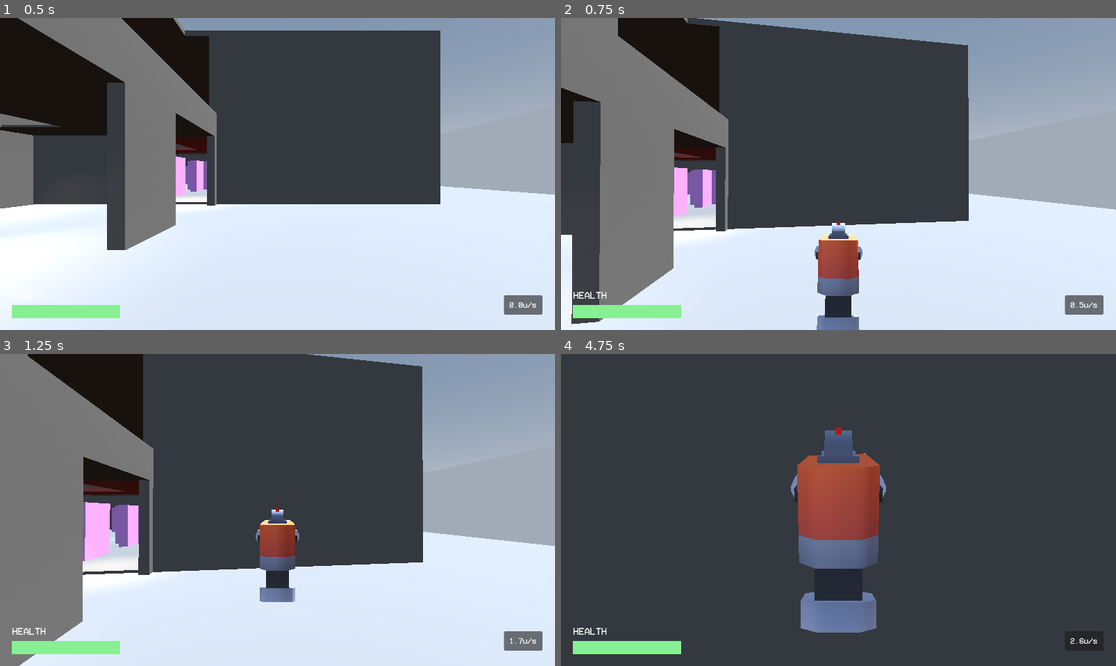
Above: before the commit, frames 1-4 (two rows, left to right).
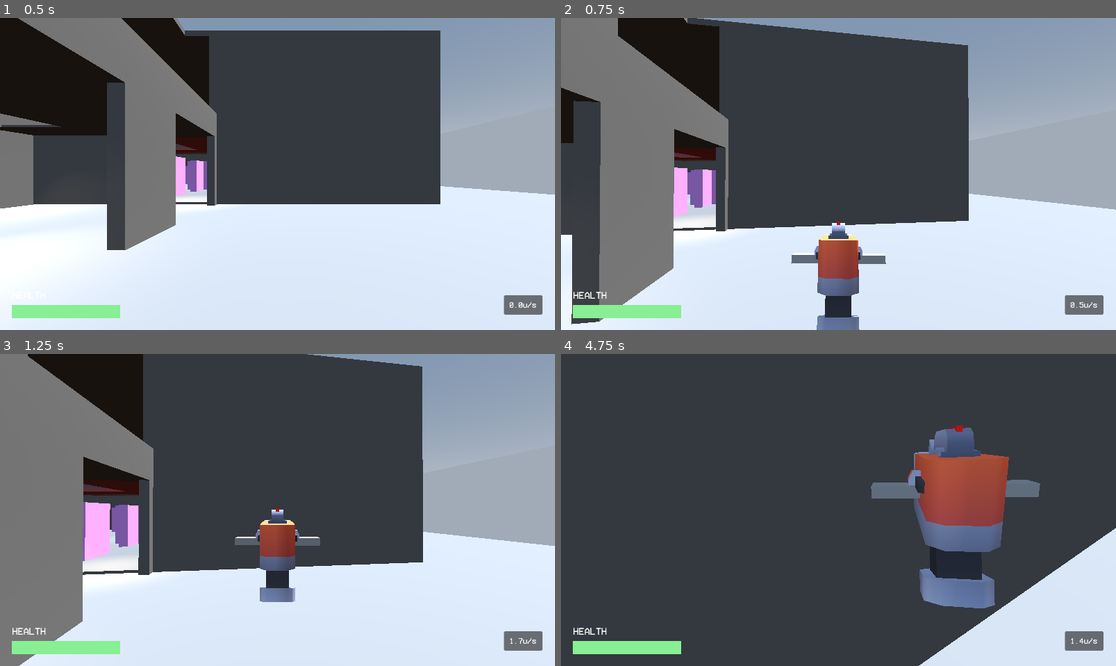
Above: after the commit, the same moments.

Repository: ts-scik/goop-gun
Game: Godot game, scene res://Prefabs/main_scene.tscn
Two runs of this game, one before a commit and one after it. Both use one fixed random seed, a clock stepped at 60 frames per second and the inputs below. The engine's default icon, where the game draws it, is replaced by a stand-in: a white triangle on a blue panel in a dark square.
Inputs (mouse positions are in pixels of both pictures, inside the frame that each line leads up to):
- Up to frame 1 (0.5 s): no input
- Up to frame 2 (0.75 s): tap Enter at 0.5 s; move the mouse to (866, 174) at 0.52 s; hold W (forward) from 0.53 s (still down); hold Right mouse button (aim_btn) from 0.53 s (still down)
- Up to frame 3 (1.25 s): keep holding W (forward); keep holding Right mouse button (aim_btn); tap Space (jump) at 0.77 s
- Up to frame 4 (4.75 s): keep holding W (forward); move the mouse to (810, 510) at 1.27 s; release Right mouse button (aim_btn) at 1.28 s; tap Ctrl (crouch) at 1.35, 4.35 s; tap Space (jump) at 1.52, 3.02, 3.77, 4.52 s; move the mouse to (849, 503) at 2.02 s; hold Shift (run) 2.03-2.78 s; move the mouse to (832, 516) at 2.77 s; click (832, 516) at 2.85 s; move the mouse to (877, 513) at 3.52 s; hold Right mouse button (aim_btn) 3.53-4.28 s; tap R (reload) at 4.15 s; move the mouse to (794, 506) at 4.27 s

Frame 1 is identical in both runs. In frame 2, 0.3% of the frame differs, in the area x 41-59%, y 75-96%; in frame 3, 0.2%; in frame 4, 22%, in the area x 41-100%, y 22-100%.

Commit message:
added magazine, more work on reloading

Diff:
--- a/Prefabs/Player/camera_controller.tscn
+++ b/Prefabs/Player/camera_controller.tscn
@@ -11,6 +11,7 @@
 [ext_resource type="Script" uid="uid://y7afsxon6pw3" path="res://Scripts/Player/CameraController/CameraStates/Handling/handling.gd" id="9_x1jbq"]
 [ext_resource type="Script" uid="uid://cmusqkaw0ownb" path="res://Scripts/Player/CameraController/CameraStates/Handling/handling_in.gd" id="10_qfa8c"]
 [ext_resource type="Script" uid="uid://drp6y868ldt26" path="res://Scripts/Player/CameraController/CameraStates/Handling/handling_out.gd" id="11_y6rwu"]
+[ext_resource type="Script" uid="uid://t8hhtp8bihwi" path="res://Scripts/Player/CameraController/CameraStates/Handling/reloading.gd" id="12_y6rwu"]
 
 [sub_resource type="Curve" id="Curve_7w2as"]
 _limits = [-1.0, 1.0, 0.0, 1.0]
@@ -54,3 +55,6 @@
 
 [node name="HandlingOut" type="Node" parent="StateMachine"]
 script = ExtResource("11_y6rwu")
+
+[node name="Reloading" type="Node" parent="StateMachine"]
+script = ExtResource("12_y6rwu")
--- a/Prefabs/Player/gun_controller.tscn
+++ b/Prefabs/Player/gun_controller.tscn
@@ -1,6 +1,7 @@
-[gd_scene load_steps=10 format=4 uid="uid://c37slaodjgit6"]
+[gd_scene load_steps=11 format=4 uid="uid://c37slaodjgit6"]
 
 [ext_resource type="Script" uid="uid://clf1pp0ppnwps" path="res://Scripts/Player/CameraController/gun_controller.gd" id="1_vdk2e"]
+[ext_resource type="PackedScene" uid="uid://bt40rudw6xpgg" path="res://Prefabs/Player/magazine_controller.tscn" id="2_igb2n"]
 [ext_resource type="Texture2D" uid="uid://dq874bc21aslj" path="res://Models/kenney_blaster-kit_2.1/Textures/colormap.png" id="2_vdk2e"]
 [ext_resource type="Script" uid="uid://b8b2ltlkdgkp2" path="res://Scripts/Player/CameraController/gun_raycast.gd" id="3_uilo2"]
 [ext_resource type="AudioStream" uid="uid://ro6npthlf24i" path="res://Sounds/gunshots/gunshot_cg1.wav" id="4_8ii4o"]
@@ -61,6 +62,10 @@
 [node name="GunModelHolder" type="Node3D" parent="."]
 transform = Transform3D(1, 0, 0, 0, 1, 0, 0, 0, 1, 0, -0.112, 0)
 
+[node name="GripMarkers" type="Node3D" parent="GunModelHolder"]
+
+[node name="MagazineController" parent="GunModelHolder" instance=ExtResource("2_igb2n")]
+
 [node name="GunModel" type="Node3D" parent="GunModelHolder"]
 
 [node name="sight" type="MeshInstance3D" parent="GunModelHolder/GunModel"]
@@ -73,6 +78,7 @@
 skeleton = NodePath("")
 
 [node name="GunRaycast" type="RayCast3D" parent="GunModelHolder"]
+transform = Transform3D(1, 0, 0, 0, 1, 0, 0, 0, 1, 0, 0.1125, 0)
 enabled = false
 target_position = Vector3(0, 0, -200)
 collision_mask = 3
--- /dev/null
+++ b/Prefabs/Player/magazine_controller.tscn
@@ -0,0 +1,19 @@
+[gd_scene load_steps=3 format=3 uid="uid://bt40rudw6xpgg"]
+
+[ext_resource type="Script" uid="uid://cynuy8ptv8teu" path="res://Scripts/Player/magazine_controller.gd" id="1_io43g"]
+
+[sub_resource type="BoxMesh" id="BoxMesh_b5i08"]
+size = Vector3(0.3, 0.025, 0.05)
+
+[node name="MagazineController" type="Node3D" node_paths=PackedStringArray("mag_grip_point")]
+script = ExtResource("1_io43g")
+mag_grip_point = NodePath("MagazineGrip")
+
+[node name="MagazineGrip" type="Marker3D" parent="."]
+transform = Transform3D(1, 0, 0, 0, 1, 0, 0, 0, 1, -0.15, 0, 0)
+
+[node name="MagazineModel" type="Node3D" parent="."]
+
+[node name="MeshInstance3D" type="MeshInstance3D" parent="MagazineModel"]
+mesh = SubResource("BoxMesh_b5i08")
+skeleton = NodePath("../..")
--- a/Scripts/Player/CameraController/CameraStates/Handling/handling.gd
+++ b/Scripts/Player/CameraController/CameraStates/Handling/handling.gd
@@ -1,4 +1,4 @@
-## State for camera+gun management when fully in the Reload state
+## State for camera+gun management when fully in the Handling state
 extends CameraState
 
 
@@ -11,8 +11,16 @@
 		if event is InputEventMouseMotion:
 			cmk.mouse_input.x += -event.screen_relative.x * cmk.mouse_sensitivity
 			cmk.mouse_input.y += -event.screen_relative.y * cmk.mouse_sensitivity
-			cmk.gun_input_rotation.y += cmk.mouse_input.x * cmk.camera_sensitivity
-			cmk.gun_input_rotation.x += cmk.mouse_input.y * cmk.camera_sensitivity
+			cmk.gun_input_rotation.y = clampf(
+					cmk.gun_input_rotation.y + (cmk.mouse_input.x * cmk.camera_sensitivity),
+					deg_to_rad(-100),
+					deg_to_rad(170)
+				)
+			cmk.gun_input_rotation.x = clampf(
+					cmk.gun_input_rotation.x + (cmk.mouse_input.y * cmk.camera_sensitivity),
+					deg_to_rad(-40),
+					deg_to_rad(70)
+				)
 
 
 ## Called by the state machine on the engine's main loop tick.
@@ -41,8 +49,7 @@
 
 ## Returns desired FOV value at current frame
 func _determine_zoom_fov() -> float:
-	return cmk.desired_fov * cmk.reload_fov_percent
-	#return cmk.desired_fov
+	return cmk.desired_fov * cmk.handling_fov_percent
 
 
 ## Returns target transform for camera
@@ -56,7 +63,7 @@
 	# get position of gun on global coordinate
 	var gun_target_pos_glob : Vector3 = (
 		player_interp.origin + # player origin
-		(player_interp.basis * cmk.gck.gun_reload_position)# holstered position (relative to player
+		(player_interp.basis * cmk.gck.gun_handling_origin_position)# holstered position (relative to player
 	)
 	# get position of player head on global coordinate
 	var player_head_interp : Transform3D = (
@@ -82,10 +89,10 @@
 	# get base gun target position
 	var player_interp := cmk.pmk.get_global_transform_interpolated()
 	var gun_target_pos : Vector3 = cmk.to_local(
-		player_interp.origin + # player origin
-		(player_interp.basis * cmk.gck.gun_reload_position) + # holstered position (relative to player
-		-cmk.gck.gun_model_holder_basepos +
-		cmk.bob_vec # camera viewbob # TODO kinda hate that we have to do this
+		player_interp.origin # player origin
+		+ (player_interp.basis * (cmk.gck.gun_handling_origin_position + cmk.gck.gun_handling_offset_position)) # target position (relative to player)
+		- cmk.gck.gun_model_holder_basepos
+		+ cmk.bob_vec # camera viewbob # TODO kinda hate that we have to do this
 	)
 	# get base gun target rotation
 	var gun_target_rot : Vector3 = Vector3.ZERO
@@ -105,8 +112,9 @@
 	# --- GUNCONTROLLER --- #
 	# get angle from camera to gun target position
 	var cam_to_gun_vec : Vector3 = (
-		gun_target_pos -
-		cmk.to_local(cmk.player_camera.global_position)
+		gun_target_pos
+		- cmk.to_local(cmk.player_camera.global_position)
+		- (cmk.gck.gun_handling_offset_position * 0.5)
 	)
 	var cam_to_gun_angle = Basis.looking_at(cam_to_gun_vec, Vector3.UP, false).get_euler()
 	cmk.gck.rotation = cam_to_gun_angle
--- a/Scripts/Player/CameraController/CameraStates/Handling/handling_in.gd
+++ b/Scripts/Player/CameraController/CameraStates/Handling/handling_in.gd
@@ -1,4 +1,3 @@
-## State for camera+gun management when fully in the Reload state
 extends CameraState
 
 
@@ -40,7 +39,7 @@
 		return cmk.desired_fov
 	return lerpf(
 		cmk.desired_fov,
-		cmk.desired_fov * cmk.reload_fov_percent,
+		cmk.desired_fov * cmk.handling_fov_percent,
 		cmk.reload_timer / cmk.reload_entry_time
 	)
 
@@ -56,7 +55,7 @@
 	# get position of gun on global coordinate
 	var gun_target_pos_glob : Vector3 = (
 		player_interp.origin + # player origin
-		(player_interp.basis * cmk.gck.gun_reload_position)# holstered position (relative to player
+		(player_interp.basis * cmk.gck.gun_handling_origin_position)# holstered position (relative to player
 	)
 	# get position of player head
 	var player_head_interp : Transform3D = (
@@ -85,10 +84,10 @@
 	# get base gun target position
 	var player_interp := cmk.pmk.get_global_transform_interpolated()
 	var gun_target_pos : Vector3 = cmk.to_local(
-		player_interp.origin + # player origin
-		(player_interp.basis * cmk.gck.gun_reload_position) + # holstered position (relative to player
-		-cmk.gck.gun_model_holder_basepos +
-		cmk.bob_vec # camera viewbob # TODO kinda hate that we have to do this
+		player_interp.origin # player origin
+		+ (player_interp.basis * (cmk.gck.gun_handling_origin_position + cmk.gck.gun_handling_offset_position)) # target position (relative to player)
+		- cmk.gck.gun_model_holder_basepos
+		+ cmk.bob_vec # camera viewbob # TODO kinda hate that we have to do this
 	)
 	# get base gun target rotation
 	var gun_target_rot : Vector3 = Vector3.ZERO
@@ -115,8 +114,9 @@
 	# --- GUNCONTROLLER --- #
 	# get angle from camera to gun target position
 	var cam_to_gun_vec : Vector3 = (
-		gun_target_pos -
-		cmk.to_local(cmk.player_camera.global_position)
+		gun_target_pos
+		- cmk.to_local(cmk.player_camera.global_position)
+		- (cmk.gck.gun_handling_offset_position * 0.5)
 	)
 	var cam_to_gun_angle = Basis.looking_at(cam_to_gun_vec, Vector3.UP, false).get_euler()
 	cmk.gck.rotation = cam_to_gun_angle
--- a/Scripts/Player/CameraController/CameraStates/Handling/handling_out.gd
+++ b/Scripts/Player/CameraController/CameraStates/Handling/handling_out.gd
@@ -1,4 +1,3 @@
-## State for camera+gun management when fully in the Reload state
 extends CameraState
 
 
@@ -40,7 +39,7 @@
 		return cmk.desired_fov
 	return lerpf(
 		cmk.desired_fov,
-		cmk.desired_fov * cmk.reload_fov_percent,
+		cmk.desired_fov * cmk.handling_fov_percent,
 		cmk.reload_timer / cmk.reload_entry_time
 	)
 
@@ -56,7 +55,7 @@
 	# get position of gun on global coordinate
 	var gun_target_pos_glob : Vector3 = (
 		player_interp.origin + # player origin
-		(player_interp.basis * cmk.gck.gun_reload_position)# holstered position (relative to player
+		(player_interp.basis * cmk.gck.gun_handling_origin_position)# holstered position (relative to player
 	)
 	# get position of player head
 	var player_head_interp : Transform3D = (
@@ -85,10 +84,10 @@
 	# get base gun target position
 	var player_interp := cmk.pmk.get_global_transform_interpolated()
 	var gun_target_pos : Vector3 = cmk.to_local(
-		player_interp.origin + # player origin
-		(player_interp.basis * cmk.gck.gun_reload_position) + # holstered position (relative to player
-		-cmk.gck.gun_model_holder_basepos +
-		cmk.bob_vec # camera viewbob # TODO kinda hate that we have to do this
+		player_interp.origin # player origin
+		+ (player_interp.basis * (cmk.gck.gun_handling_origin_position + cmk.gck.gun_handling_offset_position)) # target position (relative to player)
+		- cmk.gck.gun_model_holder_basepos
+		+ cmk.bob_vec # camera viewbob # TODO kinda hate that we have to do this
 	)
 	# get base gun target rotation
 	var gun_target_rot : Vector3 = Vector3.ZERO
@@ -115,8 +114,9 @@
 	# --- GUNCONTROLLER --- #
 	# get angle from camera to gun target position
 	var cam_to_gun_vec : Vector3 = (
-		gun_target_pos -
-		cmk.to_local(cmk.player_camera.global_position)
+		gun_target_pos
+		- cmk.to_local(cmk.player_camera.global_position)
+		- (cmk.gck.gun_handling_offset_position * 0.5)
 	)
 	var cam_to_gun_angle = Basis.looking_at(cam_to_gun_vec, Vector3.UP, false).get_euler()
 	cmk.gck.rotation = cam_to_gun_angle
--- /dev/null
+++ b/Scripts/Player/CameraController/CameraStates/Handling/reloading.gd
@@ -0,0 +1,24 @@
+## State for camera+gun management when fully in the Reload state
+extends CameraState
+
+## Called by the state machine when receiving unhandled input events.
+func handle_input(_event: InputEvent) -> void:
+	pass
+
+## Called by the state machine on the engine's main loop tick.
+func update(_delta: float) -> void:
+	pass
+
+## Called by the state machine on the engine's physics update tick.
+func physics_update(_delta: float) -> void:
+	pass
+
+## Called by the state machine upon changing the active state. The `data` parameter
+## is a dictionary with arbitrary data the state can use to initialize itself.
+func enter(previous_state_path: String, data := {}) -> void:
+	pass
+
+## Called by the state machine before changing the active state. Use this function
+## to clean up the state.
+func exit() -> void:
+	pass
--- a/Scripts/Player/CameraController/CameraStates/Standard/std_aimed.gd
+++ b/Scripts/Player/CameraController/CameraStates/Standard/std_aimed.gd
@@ -6,13 +6,23 @@
 ## We override this so we can handle shooting!!
 func update(delta) -> void:
 	# --- !TRY SHOOTING! --- #
-	# check if we're allowed to shoot again
-	if(cmk.gck.shoot_time_remaining() >= cmk.reshoot_cutoff):
-		# try retrieving a SHOOT_INPUT from the input buffer
-		# if there's one in there, let's shoot!!w
-		if(cmk.pmk.input_buffer.buffer_retrieve(cmk.pmk.SHOOT_INPUT)):
-			cmk.camera_gun_kick()
-			cmk.gck.shoot()
+	# check if we have a shoot input buffered
+	if(cmk.pmk.input_buffer.buffer_check(cmk.pmk.SHOOT_INPUT)):
+
+		# check if we're allowed to shoot again
+		if(cmk.gck.can_shoot_again()):
+			# retrieve the shoot input
+			cmk.pmk.input_buffer.buffer_retrieve(cmk.pmk.SHOOT_INPUT)
+			# check if we're out of ammo
+			if(cmk.gck.has_ammo()):
+				# do the shooting!!
+				cmk.camera_gun_kick()
+				cmk.gck.shoot()
+			else:
+				# do an out-of-ammo animation + sound
+				# TODO
+				print("out of ammo!!")
+
 	super(delta)
 
 
--- a/Scripts/Player/CameraController/camera_controller.gd
+++ b/Scripts/Player/CameraController/camera_controller.gd
@@ -29,8 +29,9 @@
 @export_group("Aim FOV")
 @export var enable_aim_zoom : bool = true		# Whether camera FOV changes while aiming
 @export var aimed_fov_percent : float = 0.875	# % of fov when fully aimed in
-@export_group("Reload FOV")
-@export var reload_fov_percent : float = 0.6	# % of fov when fully in reload state
+@export_group("Handling / Reloading FOV")
+@export var handling_fov_percent : float = 0.8	# % of fov when fully in reload state
+@export var reload_fov_percent : float = 0.6	# % of fov when fully in handling state
 @export_group("Viewbob")
 @export var enable_viewbob : bool = true	# Whether viewbob is enabled
 @export var viewbob_curve : Curve			# Configurable curve for viewbob
@@ -39,7 +40,6 @@
 
 @export_category("Interactions")
 @export_group("Shooting")
-@export var reshoot_cutoff : float = 0.75	# min seconds between shots
 var recent_gamepad_shoot : bool = false		# flag for if we've recently pulled RT
 @export_group("Aiming")
 @export var ads_time : float = 0.25	# ADS time (in seconds)
--- a/Scripts/Player/CameraController/gun_controller.gd
+++ b/Scripts/Player/CameraController/gun_controller.gd
@@ -12,39 +12,39 @@
 @onready var gun_sound : AudioStreamPlayer3D = get_node("GunSound")
 @onready var gun_model_holder : Node3D = get_node("GunModelHolder")
 @onready var ray : RayCast3D = get_node("GunModelHolder/GunRaycast")
+@onready var gun_magazine : MagazineController = get_node("GunModelHolder/MagazineController")
 
 @export_category("Animating")
 @export_group("Sway")
-@export var gun_sway_max : Vector3 = Vector3(deg_to_rad(3.5), deg_to_rad(5), deg_to_rad(5))
-var camera_sway : Vector3 = Vector3.ZERO
+@export var gun_sway_max := Vector3(deg_to_rad(3.5), deg_to_rad(5), deg_to_rad(5))	# max angle of gun sway
+var camera_sway := Vector3.ZERO	# stores current camera sway vector
 @export_group("Shaking")
-@export var gun_shake_angle_max : Vector3 = Vector3(deg_to_rad(4),deg_to_rad(1),deg_to_rad(1))
-@export var footstep_gun_shake_time_pct : float = 0.8 # what % of foostep time gun should shake for
-@export var min_shake_angle_pct : float = 0.3 # minimum % of gun_shake_angle_max
-var shake_angle := Vector3.ZERO
+@export var gun_shake_angle_max := Vector3(deg_to_rad(4),deg_to_rad(1),deg_to_rad(1)) # max angle of gun shake
+@export var footstep_gun_shake_time_pct : float = 0.8	# what % of foostep time gun should shake for
+@export var min_shake_angle_pct : float = 0.3	# minimum % of gun_shake_angle_max
+var shake_angle := Vector3.ZERO	# stores current camera shake angle
 var _gun_shake_tween : Tween
 @export_group("Shooting")
-@export var shoot_angle_max : Vector3 = Vector3(deg_to_rad(20), deg_to_rad(1.7), deg_to_rad(2))
-@export var shoot_offset_max = Vector3(0, 0.04, 0.16)
-@export var gun_shoot_time : float = 0.25
-@export var kick_peak_pct : float = 0.1
+@export var shoot_angle_max := Vector3(deg_to_rad(20), deg_to_rad(1.7), deg_to_rad(2))	# max angle offset when shooting
+@export var shoot_offset_max := Vector3(0, 0.04, 0.16)	# max position offset when shooting
+@export var gun_shoot_time : float = 0.25	# time gun shoot animation plays
+@export var reshoot_cutoff : float = 0.75	# min seconds between shots
+@export var kick_peak_pct : float = 0.1		# at what % of gun_shoot_time we hit peak kick
 var _gun_shoot_tween : Tween
-var current_shoot_angle : Vector3 = Vector3.ZERO
-var current_shoot_offset : Vector3 = Vector3.ZERO
+var current_shoot_angle := Vector3.ZERO
+var current_shoot_offset := Vector3.ZERO
 @export_group("Aiming")
-@export var gun_hold_distance : float = 0.7 # How far gun is held out from player
-var last_aimed_target_pos : Vector3 = Vector3.ZERO # stores last position when aimed
-var last_aimed_target_rot : Vector3 = Vector3.ZERO # stores last rotation when aimed
+@export var gun_hold_distance : float = 0.7	# How far gun is held out from player
+var last_aimed_target_pos := Vector3.ZERO	# stores last position when aimed
+var last_aimed_target_rot := Vector3.ZERO	# stores last rotation when aimed
 @export_group("Holstering")
 @export var holstered_pos = Vector3(0, 1.0, -0.4) # configurable variable for where gun should go when holstered
 @export var holstered_rot = Vector3(deg_to_rad(-45.0), 0.0, 0.0) # configurable variable for gun's rotation when holstered
+@export_group("Handling")
+@export var gun_handling_origin_position := Vector3(0.0, 1.2, -0.4)	# position camera targets when handling
+@export var gun_handling_offset_position := Vector3(0.17, 0.038, 0)	# gun offset rel to handling_origin when handling
 @export_group("Reloading")
-@export var gun_reload_position := Vector3(	# target position where gun is held during reload
-	0.0, 1.3, -0.5
-)
-@export var gun_reload_rotation := Vector3(	# target rotation where gun is held during reload
-	deg_to_rad(0), deg_to_rad(0), deg_to_rad(0)
-)
+@export var gun_reload_rotation := Vector3(deg_to_rad(0), deg_to_rad(0), deg_to_rad(0))	# target rotation in reloading state
 
 
 ## Find our owners
@@ -80,8 +80,28 @@
 	)
 
 
+## Checks whether or not gun has ammo
+## Returns [true] if yes, [false] if no
+func has_ammo() -> bool:
+	if (
+		gun_magazine == null						# no mag
+		or gun_magazine.has_ammo() == false			# empty mag
+	):
+		return false
+	else:
+		return true
+
+
+## Checks whether or not gun can shoot again
+## Returns [true] if yes, [false] if no
+func can_shoot_again() -> bool:
+	return (shoot_time_remaining() >= reshoot_cutoff)
+
+
 ## Shoots
 func shoot() -> void:
+	# handle ammo
+	gun_magazine.remove_bullet()
 	# handle raycast
 	ray.shoot()
 	# handle sound
--- /dev/null
+++ b/Scripts/Player/magazine_controller.gd
@@ -0,0 +1,42 @@
+## Class for magazines
+class_name MagazineController extends Node3D
+
+@export var mag_grip_point : Marker3D	# used to store point hand should grab at
+@export var max_bullets : int = 6
+var curr_bullets : int
+
+
+## Sets curr_bullets to start value
+func _ready() -> void:
+	curr_bullets = max_bullets
+
+
+## Attempts to remove a bullet
+## Returns [false] if mag is already empty
+## Returns [true] if sucessful
+func remove_bullet() -> bool:
+	if (curr_bullets <= 0):
+		return false
+	else:
+		# TODO - animate bullet removal
+		curr_bullets -= 1
+		return true
+
+
+## Attempts to add a bullet
+## Returns [false] if mag is already full
+## Returns [true] if sucessful
+func add_bullet() -> bool:
+	if (curr_bullets >= max_bullets):
+		# TODO - play a little "can't add ammo!!" animation
+		return false
+	else:
+		# TODO - play an animation of bullet entering mag
+		curr_bullets += 1
+		return true
+
+
+## Check if there is any ammo left in the gun
+## Returns [true] if yes, [false] if no
+func has_ammo() -> bool:
+	return (curr_bullets > 0)
--- a/Scripts/Player/playercontroller.gd
+++ b/Scripts/Player/playercontroller.gd
@@ -55,6 +55,7 @@
 func _enter_tree() -> void:
 	# Buffer setup
 	input_buffer = InputBuffer.new(input_timers)
+	add_child(input_buffer)
 
 
 ## Handle instantaneous inputs (pausing, scoreboard, jump, mouse)
--- a/Scripts/_ScikUtils/input_buffer.gd
+++ b/Scripts/_ScikUtils/input_buffer.gd
@@ -2,7 +2,7 @@
 ## Each input type is buffered for a configurable amount of time in seconds.
 ## The buffer can be paused with a flag.
 ## Buffered inputs can be checked at any time, with optional removal.
-class_name InputBuffer
+class_name InputBuffer extends Node
 
 # Variables for input buffering
 var buffer : Array[float] = []
@@ -50,14 +50,14 @@
 
 
 ## Updates the input buffer, zeroing out any expired inputs
-func buffer_update(delta : float) -> Array[int]:
-	var pop_array : Array[int] = []
+func buffer_update(delta : float) -> void:
+	# iterate over buffer
 	for idx in buffer.size():
-		buffer[idx] -= delta
-		if(buffer[idx] <= 0.0):
-			buffer[idx] = 0.0
-			pop_array.append(idx)
-	return pop_array
+		# decrement buffered inputs
+		if(buffer[idx] > 0.0):
+			buffer[idx] = max(buffer[idx] - delta, 0.0)
+			if(buffer[idx] <= 0.0):
+				buffer[idx] = 0.0
 
 
 ## If we have [action] buffered, return {true}. Else, return {false}.
Not shown: 1 places in Prefabs/Player/camera_controller.tscn that only renumber resources
Not shown, added: Scripts/Player/CameraController/CameraStates/Handling/reloading.gd.uid
Not shown, added: Scripts/Player/magazine_controller.gd.uid
